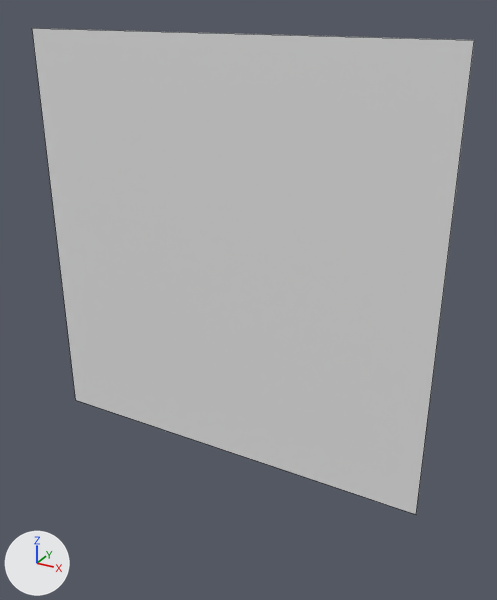
What one commit did to the Blender file Assets/Models/Blender Files/cliff_edge_straight_roof.blend.
One viewpoint serves both versions: a 50 mm camera at (0.762, -1.258, 0.565) aimed at (0.103, -0.06, -0.034). The lights are fixed; the arrows at lower left show +X, +Y and +Z. Mesh edges are drawn as thin lines.
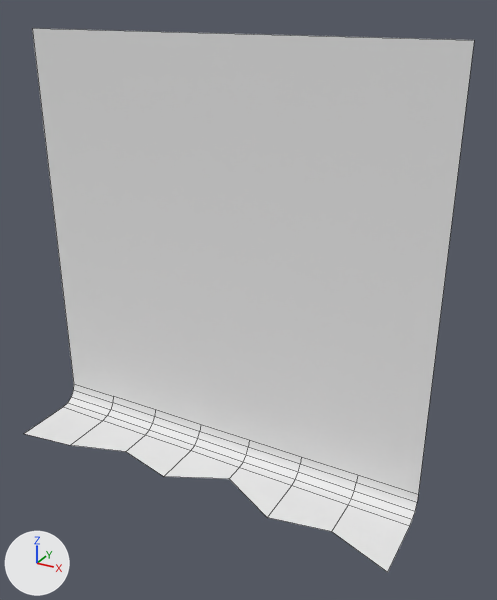
What changed in the scene script:
```text
Change me_plane:
    used by ob_plane; location = (0.0, 0.0, 0.0)
    remove me_plane.from_pydata(...)  # 4 vertices, 1 face; spans x -0.5..0.5, y 0.0, z -0.5..0.5
    add me_plane.from_pydata(...)  # 50 vertices, 36 faces; spans x -0.5..0.5, y -0.2..0.0, z -0.495..0.5
    me_plane part 1
    2 vertices are removed from x -0.5..0.5, y 0.0, z -0.5
    1 face is deleted
    18 vertices are added at x -0.5..0.5, y -0.2..0.0, z -0.495..-0.445
    10 new vertices lie (0.143, 0.0, 0.0) away from vertices in x -0.5..0.071, y -0.05..0.0, z -0.495..-0.445
    10 new vertices lie (0.143, 0.0, 0.0) away from vertices in x -0.357..0.214, y -0.05..0.0, z -0.495..-0.445
    10 new vertices lie (0.143, 0.0, 0.0) away from vertices in x -0.214..0.357, y -0.05..0.0, z -0.495..-0.445
    36 new faces join them
    me_plane part 2: the surface is now shaded smooth
```

Boxes [x1, y1, x2, y2] around the edits, measured in the pictures (497 x 600 px):
'Plane', reshaped (12% taller)
    before: [32, 28, 474, 514]
    after: [24, 28, 474, 572]
part 1 of me_plane, built on
    before: [32, 28, 474, 514]
    after: [24, 28, 474, 572]
